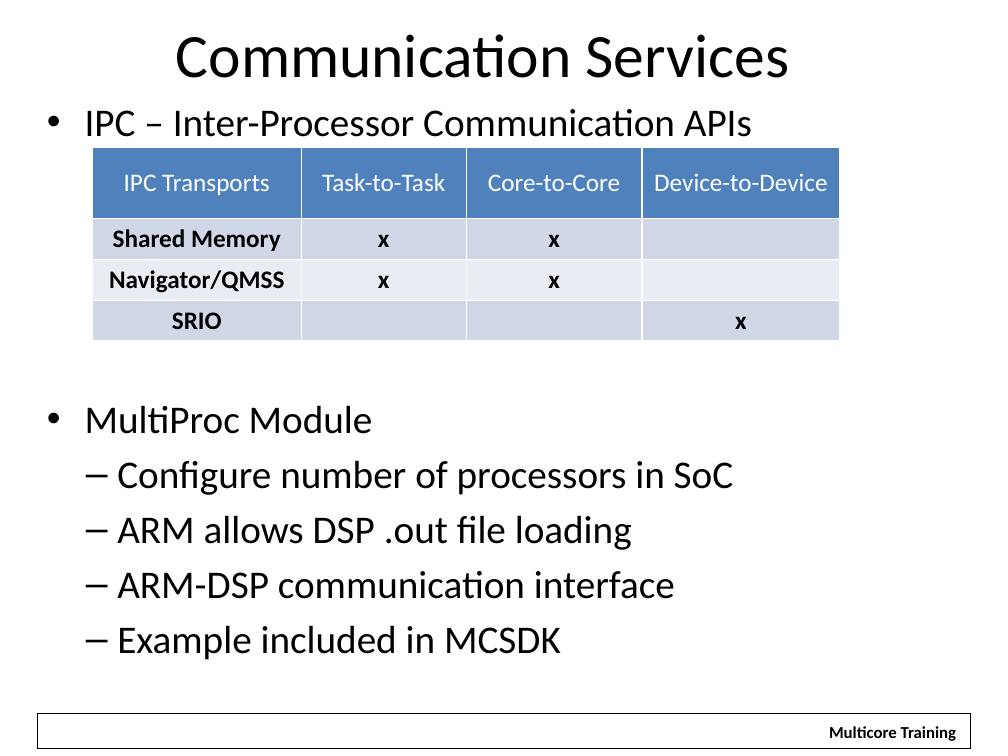
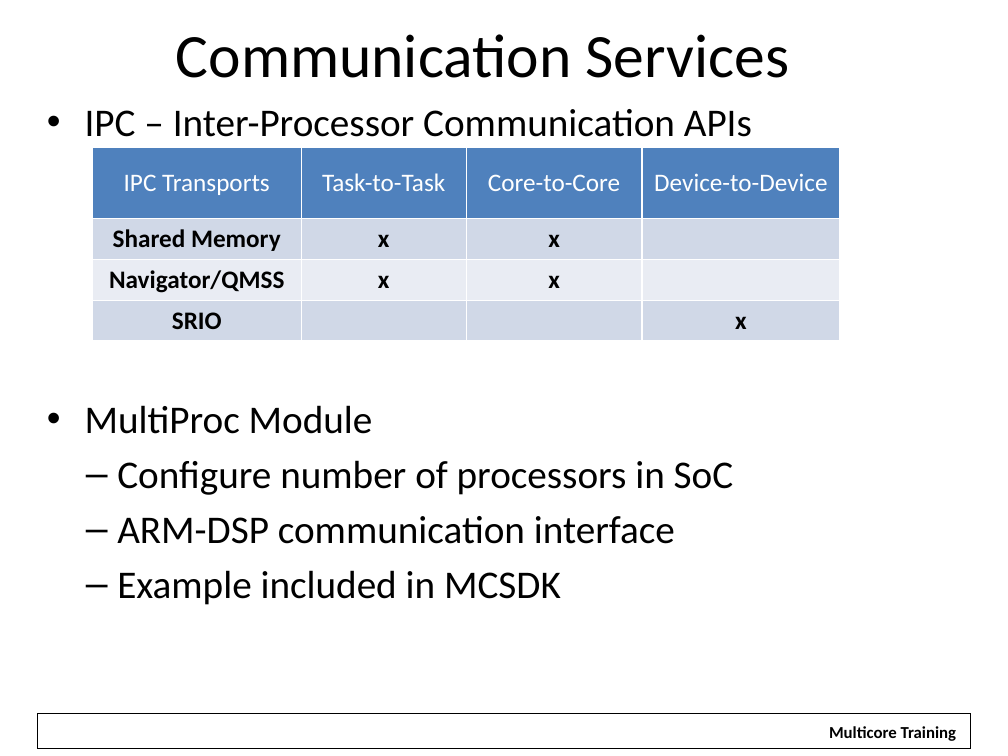
Before and after one commit to hari1989/keystone-workshop, a slide deck: slide 41 of preliminary/Working/presentations/KS1-2 SW Overview.pptx (slide 42 before the commit). Drawn at 1008x756 pixels with LibreOffice and Linux fonts; fonts in the diff are those of the drawing; background and template pictures are left out. Boxes give left, top, right and bottom in pixels: in the first picture for what was removed or moved away, otherwise in the second. Text is boxed around its words. In the diff, an @@ line names an element or a change of style, - is before the commit and + after.

```diff
--- a/preliminary/Working/presentations/KS1-2 SW Overview.pptx
+++ b/preliminary/Working/presentations/KS1-2 SW Overview.pptx
@@ text at [117,515,632,550]: paragraph removed @@
-  – ARM allows DSP .out file loading
```
Also in this commit, not shown: 20 other slides changed, 1 slide removed.
